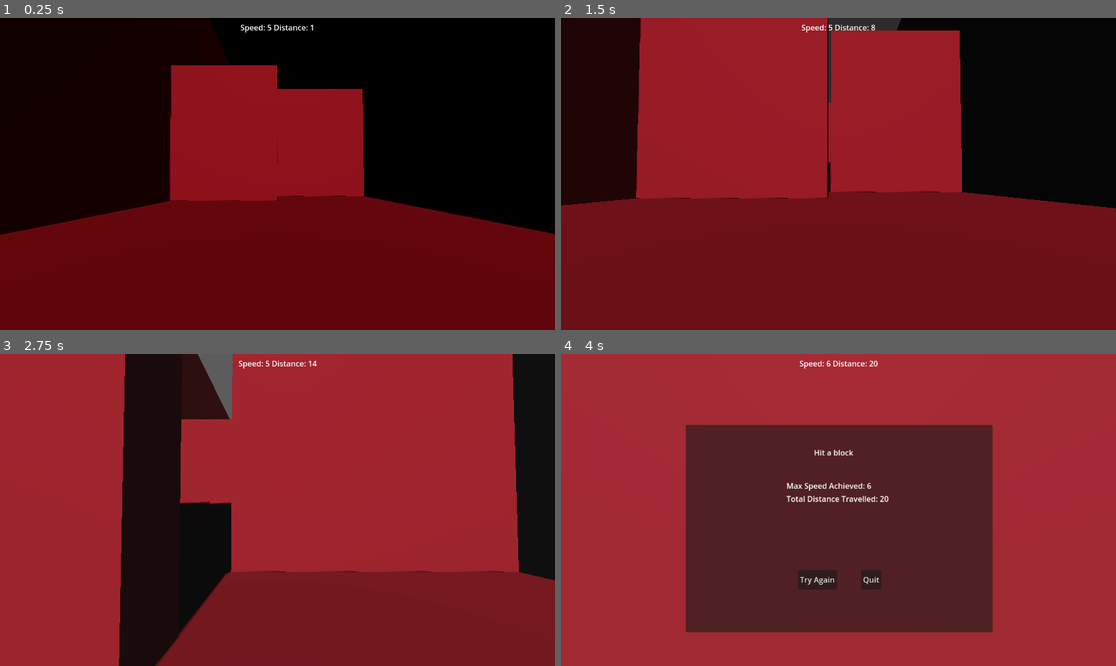
Above: before the commit, frames 1-4 (two rows, left to right).
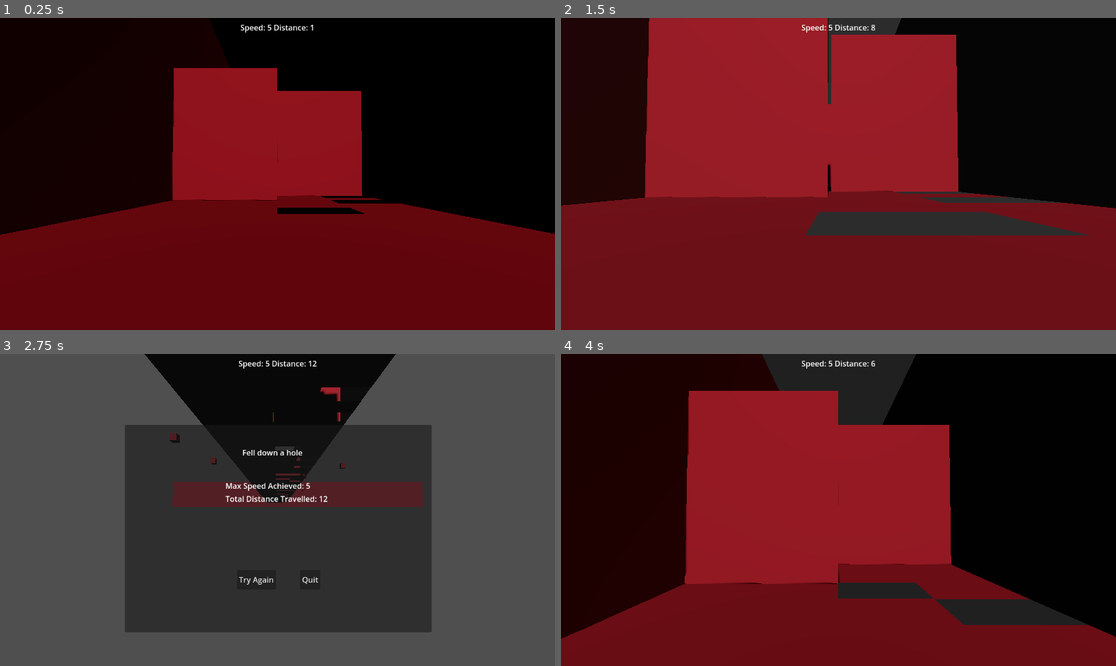
Above: after the commit, the same moments.

Repository: finalsabbath/3d-runner
Game: Godot game, scene res://scenes/world.tscn
Same seed, same stepped clock (60 frames per second), same inputs: the game is played once before the commit and once after it.
Inputs (mouse positions are in pixels of both pictures, inside the frame that each line leads up to):
- Up to frame 1 (0.25 s): no input
- Up to frame 2 (1.5 s): hold Right (move_right) 0.53-1.28 s; tap Ctrl (slide) at 0.6, 1.35 s; tap Space (jump) at 0.77 s; hold Down (ui_down) from 1.28 s (still down)
- Up to frame 3 (2.75 s): tap Space (jump) at 1.52 s; release Down (ui_down) at 2.03 s; hold Right (move_right) from 2.03 s (still down); tap Ctrl (slide) at 2.1 s
- Up to frame 4 (4 s): release Right (move_right) at 2.75 s; click (816, 578) at 2.75 s, where only the run after the commit has a clickable "Try Again"; hold Up (ui_up) from 3.53 s (still down); tap Ctrl (slide) at 3.6 s; tap Space (jump) at 3.77 s

The runs differ from the first frame. In frame 1, 1.1% of the frame differs, in the area x 30-72%, y 15-63%; in frame 2, 5.3%; in frame 3, 99%, in the area x 0-100%, y 0-100%; in frame 4, 92%.

Commit message:
added random pits and skinnied up the barriers a bit

Diff:
--- a/3d-runner/obstacles/barrier.tscn
+++ b/3d-runner/obstacles/barrier.tscn
@@ -3,10 +3,10 @@
 [ext_resource type="Script" uid="uid://cdjnqj2wxbska" path="res://obstacle_script/barrier.gd" id="1_oh87s"]
 
 [sub_resource type="BoxShape3D" id="BoxShape3D_rrb2v"]
-size = Vector3(8, 10, 1)
+size = Vector3(8, 10, 0.25)
 
 [sub_resource type="BoxMesh" id="BoxMesh_10aqq"]
-size = Vector3(8, 10, 1)
+size = Vector3(8, 10, 0.25)
 
 [node name="Barrier" type="Node3D" groups=["death_block"]]
 script = ExtResource("1_oh87s")
--- a/3d-runner/scenes/terrain_controller.gd
+++ b/3d-runner/scenes/terrain_controller.gd
@@ -5,6 +5,7 @@
 const TERRAIN_WIDTH: int = 16
 const VELOCITY_MULT: int = 10
 const MAX_OBSTACLES: int = 3
+const MAX_PITS: int = 3
 const STARTER_BLOCKS: int = 1
 
 var count_starter_blocks = 0
@@ -67,6 +68,7 @@
 		_add_obstacles(appending_block)
 
 func _add_obstacles(block: Node3D) -> void:
+	_add_pits(block)
 	for i in range(MAX_OBSTACLES):
 		var new_obstacle = Obstacles.pick_random().instantiate()
 		new_obstacle.position.x = _get_obstacle_position(new_obstacle.type)
@@ -75,6 +77,13 @@
 		print("X pos: " + str(new_obstacle.position.x ))
 		new_obstacle.add_to_group("death_blocks")
 		block.add_child(new_obstacle)
+
+
+func _add_pits(block: Node3D) -> void:
+	for i in range(MAX_PITS):
+		var remove = randi_range(0,15)
+		var panels = block.get_children()
+		panels[remove].queue_free()
 
 func _load_terrain_scenes(target_path: String) -> void:
 	var dir = DirAccess.open(target_path)
